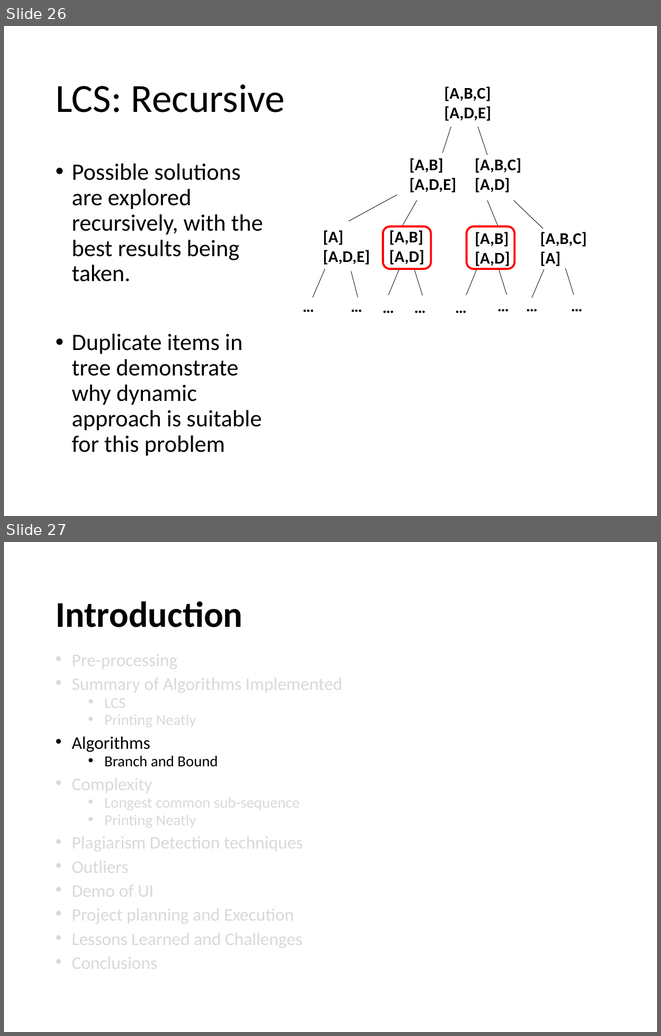
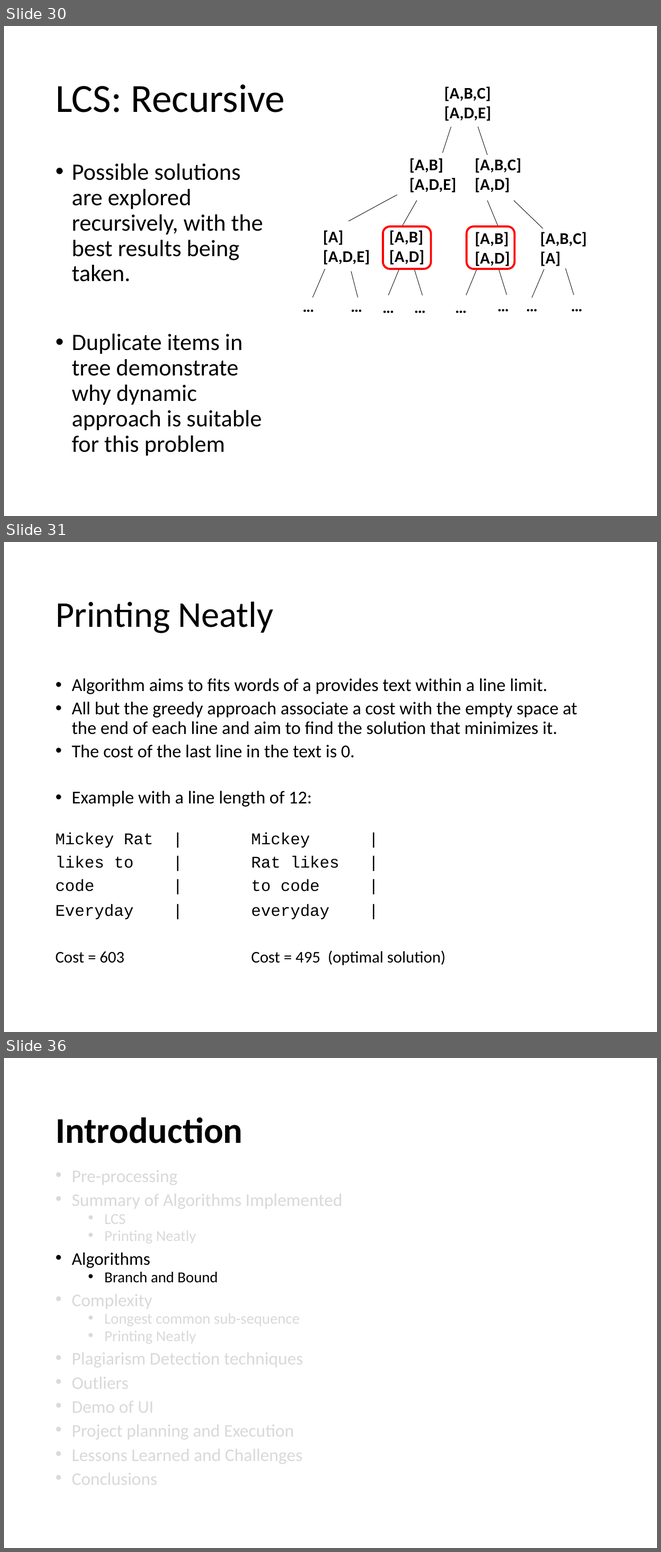
Before and after one commit to edbeeching/AA_LCS_Project, a slide deck: Presentation_v1.pptx. Shown one above the other, each under a label of ours: slides 26 and 27 before the commit, slides 30, 31 and 36 after it; the slides between them are not shown. The pictures are 661x1036 and 661x1552 pixels, drawn with LibreOffice and Linux fonts; fonts in the diff are those of the drawing. Boxes give left, top, right and bottom in pixels: in the first picture for what was removed or moved away, otherwise in the second. Text is boxed around its words. In the diff, an @@ line names an element or a change of style, - is before the commit and + after.

```diff
--- a/Presentation_v1.pptx
+++ b/Presentation_v1.pptx
@@ slide 31 added at (4, 542, 657, 1032), background #FFFFFF @@
@@ title added at (55, 601, 274, 633), 40 pt, text #000000 @@
+Printing Neatly
@@ text added at (72, 678, 577, 806), 20 pt, text #000000 @@
+• Algorithm aims to fits words of a provides text within a line limit.
+• All but the greedy approach associate a cost with the empty space at the end of each line and aim to find the solution that minimizes it.
+• The cost of the last line in the text is 0.
+• Example with a line length of 12:
@@ text added at (55, 832, 445, 965), 18 pt, text #000000 @@
+Mickey Rat | Mickey |
+likes to | Rat likes |
+code | to code |
+Everyday | everyday |
+Cost = 603 Cost = 495 (optimal solution)
@@ what was slide 26 is now slide 30 @@
@@ what was slide 27 is now slide 36 @@
```
Also in this commit, not shown: 10 slides changed, 13 other slides added, 2 slides removed, 59 other files.
